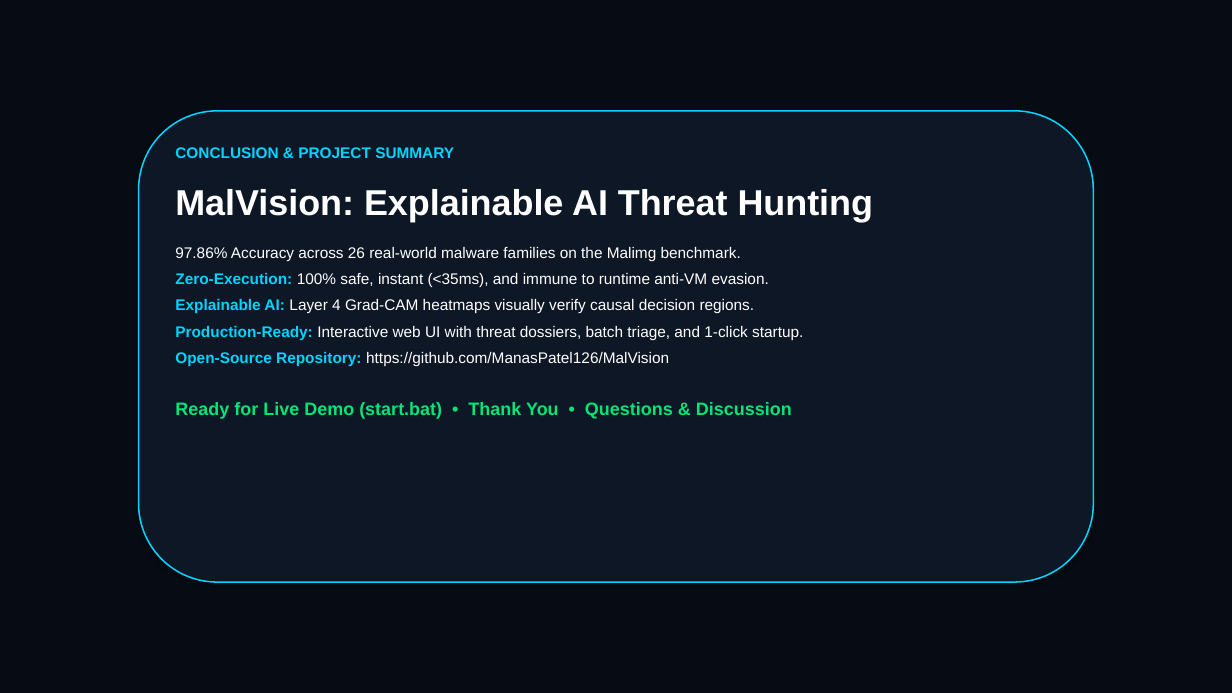
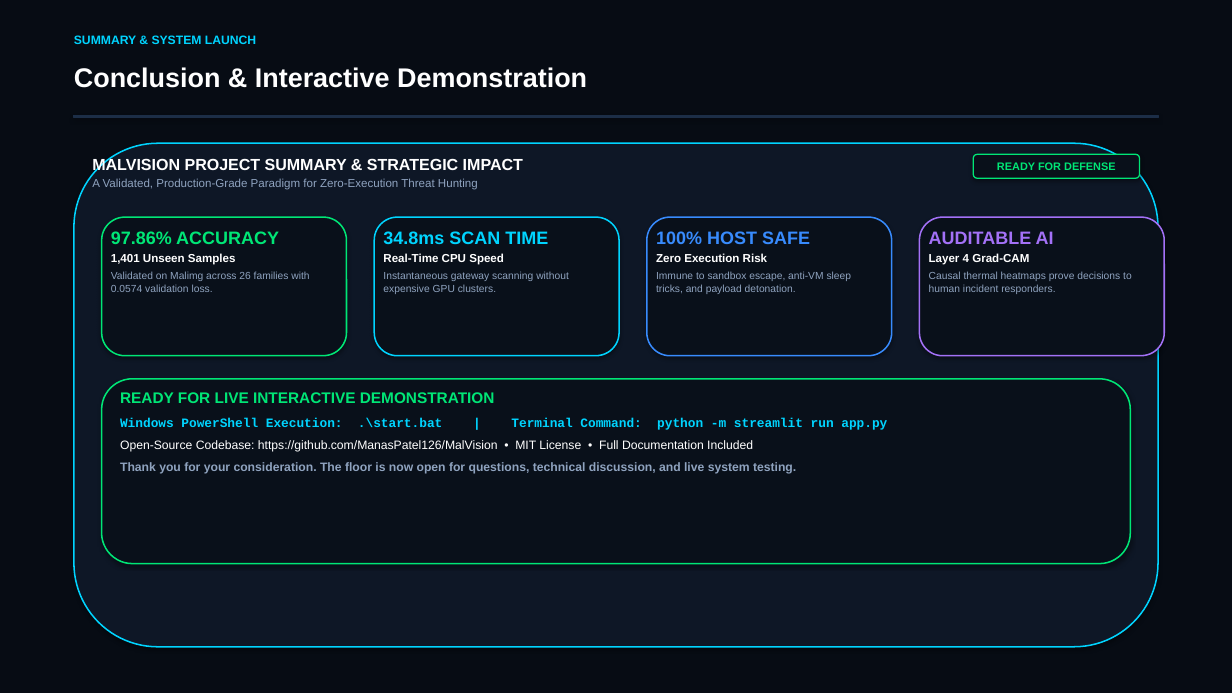
Before and after one commit to ManasPatel126/MalVision, a slide deck: slide 12 of MalVision_Presentation.pptx. Drawn at 1232x693 pixels with LibreOffice and Linux fonts; fonts in the diff are those of the drawing. Boxes give left, top, right and bottom in pixels: in the first picture for what was removed or moved away, otherwise in the second. Text is boxed around its words. In the diff, an @@ line names an element or a change of style, - is before the commit and + after.

Commit message:
fix(presentation): replace heavy image embeds with pure vector illustrations and fix card text overflow

```diff
--- a/MalVision_Presentation.pptx
+++ b/MalVision_Presentation.pptx
@@ text added at box(74, 35, 256, 44), 9.5 pt, text #00D4FF, bold @@
+SUMMARY & SYSTEM LAUNCH
@@ text added at box(74, 67, 587, 88), 21 pt, text #FFFFFF, bold @@
+Conclusion & Interactive Demonstration
@@ rectangle added at box(74, 116, 1158, 117), fill #1C2E47, outline #1C2E47 0.75 pt @@
@@ rounded rectangle: place and size @@
-rounded rectangle at box(139, 111, 1093, 582)
+rounded rectangle at box(74, 143, 1158, 647)
@@ text removed at box(175, 147, 874, 419) @@
-CONCLUSION & PROJECT SUMMARY
-MalVision: Explainable AI Threat Hunting
-97.86% Accuracy across 26 real-world malware families on the Malimg benchmark.
-Zero-Execution: 100% safe, instant (<35ms), and immune to runtime anti-VM evasion.
-Explainable AI: Layer 4 Grad-CAM heatmaps visually verify causal decision regions.
-Production-Ready: Interactive web UI with threat dossiers, batch triage, and 1-click startup.
-Open-Source Repository: https://github.com/ManasPatel126/MalVision
-Ready for Live Demo (start.bat) • Thank You • Questions & Discussion
@@ text added at box(92, 157, 523, 190), 9 pt, text #8FA3BF @@
+MALVISION PROJECT SUMMARY & STRATEGIC IMPACT
+A Validated, Production-Grade Paradigm for Zero-Execution Threat Hunting
@@ rounded rectangle added at box(973, 154, 1140, 178), fill #09101A, outline #00E676 1 pt, 8.5 pt, text #00E676, bold @@
+READY FOR DEFENSE
@@ rounded rectangle added at box(102, 217, 347, 356), fill #09101A, outline #00E676 1.2 pt @@
@@ text added at box(111, 231, 309, 292), 8 pt, text #8FA3BF @@
+97.86% ACCURACY
+1,401 Unseen Samples
+Validated on Malimg across 26 families with 0.0574 validation loss.
@@ rounded rectangle added at box(374, 217, 619, 356), fill #09101A, outline #00D4FF 1.2 pt @@
@@ text added at box(383, 231, 569, 294), 8 pt, text #8FA3BF @@
+34.8ms SCAN TIME
+Real-Time CPU Speed
+Instantaneous gateway scanning without expensive GPU clusters.
@@ rounded rectangle added at box(647, 217, 892, 356), fill #09101A, outline #388BFD 1.2 pt @@
@@ text added at box(656, 231, 852, 294), 8 pt, text #8FA3BF @@
+100% HOST SAFE
+Zero Execution Risk
+Immune to sandbox escape, anti-VM sleep tricks, and payload detonation.
@@ rounded rectangle added at box(920, 217, 1165, 356), fill #09101A, outline #A371F7 1.2 pt @@
@@ text added at box(929, 231, 1132, 294), 8 pt, text #8FA3BF @@
+AUDITABLE AI
+Layer 4 Grad-CAM
+Causal thermal heatmaps prove decisions to human incident responders.
@@ rounded rectangle added at box(102, 379, 1130, 564), fill #09101A, outline #00E676 1.2 pt @@
@@ text added at box(120, 392, 887, 474), 9.5 pt, text #8FA3BF, bold @@
+READY FOR LIVE INTERACTIVE DEMONSTRATION
+Windows PowerShell Execution: .\start.bat | Terminal Command: python -m streamlit run app.py
+Open-Source Codebase: https://github.com/ManasPatel126/MalVision • MIT License • Full Documentation Included
+Thank you for your consideration. The floor is now open for questions, technical discussion, and live system testing.
```
Also in this commit, not shown: 8 other slides changed, 3 slides added, 3 slides removed, 1 other file.
